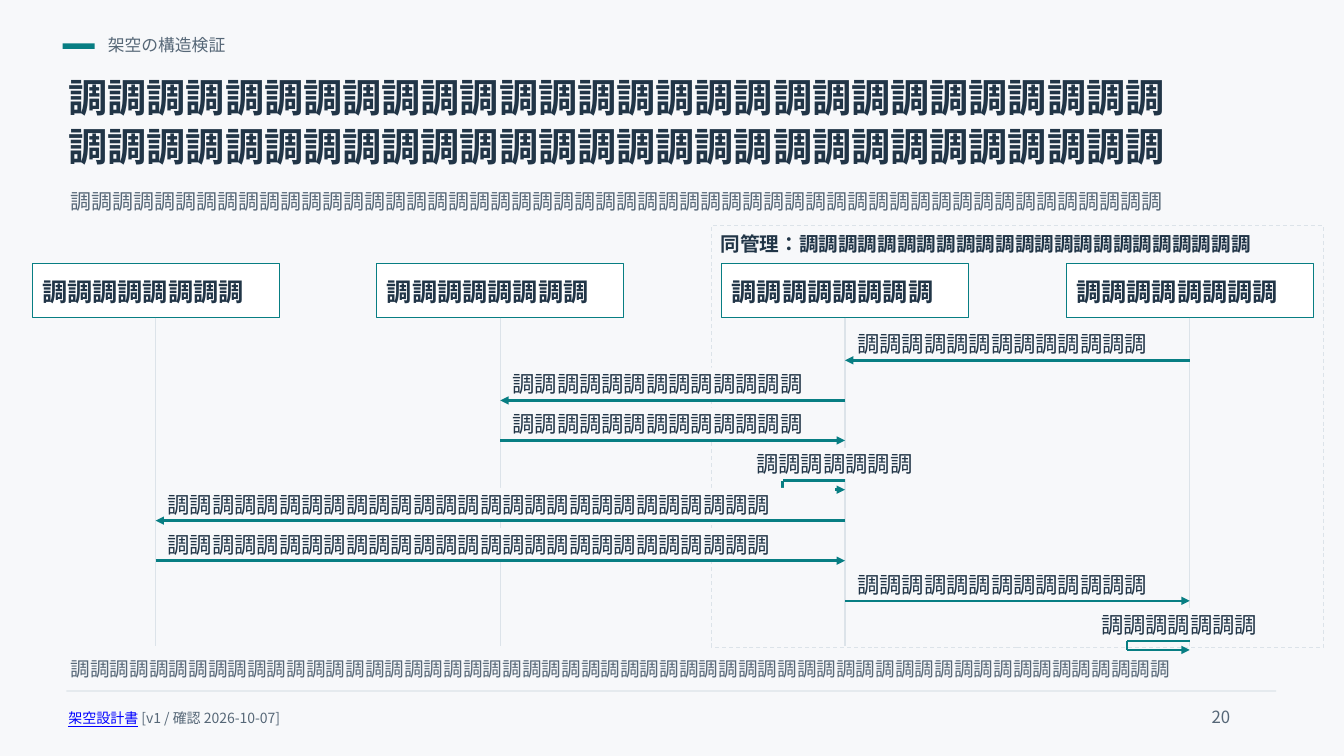
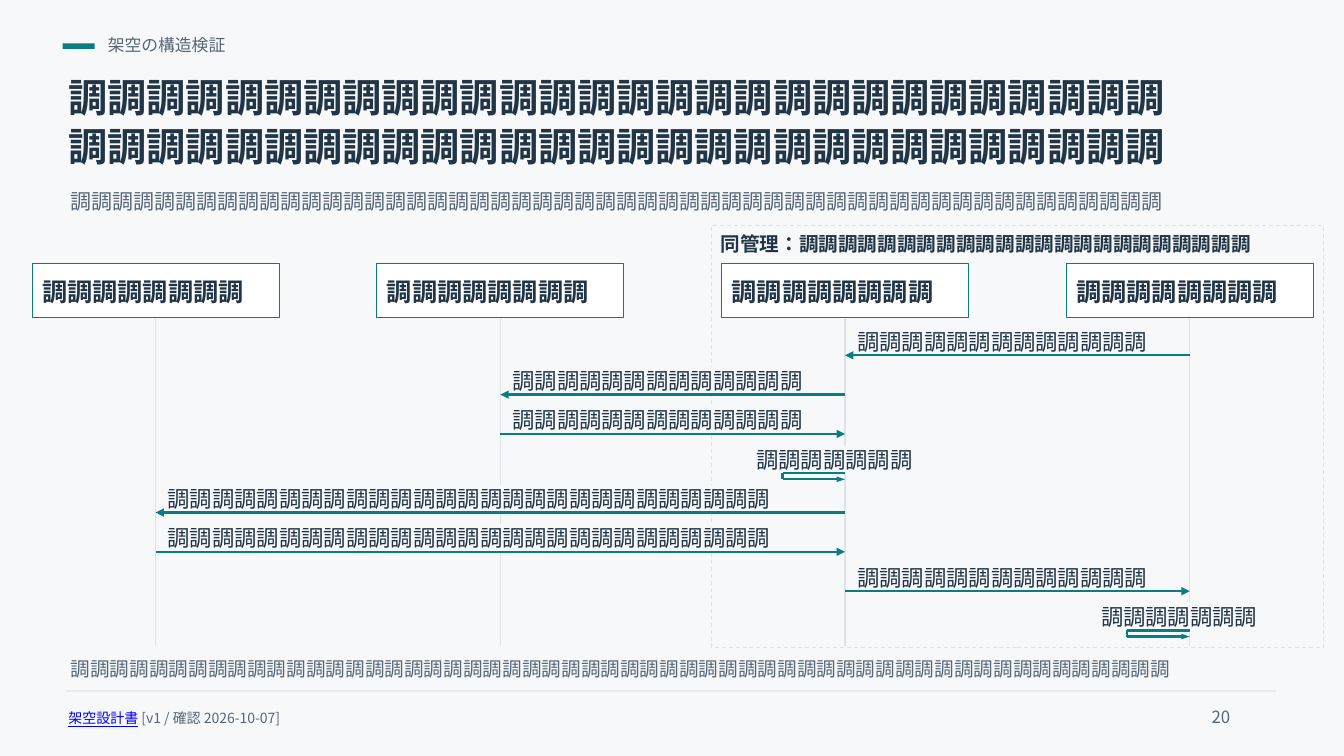
Before and after one commit to check5004/slide-layout-agent, a slide deck: slide 20 of catalog/relations/qa/boundary.pptx. Drawn at 1344x756 pixels with LibreOffice and Linux fonts; fonts in the diff are those of the drawing. Boxes give left, top, right and bottom in pixels: in the first picture for what was removed or moved away, otherwise in the second. Text is boxed around its words. In the diff, an @@ line names an element or a change of style, - is before the commit and + after.

```diff
--- a/catalog/relations/qa/boundary.pptx
+++ b/catalog/relations/qa/boundary.pptx
@@ rectangle "調調調調調調調調調調調調調" resized from (x1=857, y1=334, x2=1147, y2=354) to (x1=855, y1=328, x2=1180, y2=354) @@
@@ rectangle "調調調調調調調調調調調調調" resized from (x1=512, y1=374, x2=802, y2=394) to (x1=510, y1=367, x2=835, y2=393) @@
@@ rectangle "調調調調調調調調調調調調調" resized from (x1=512, y1=414, x2=802, y2=434) to (x1=510, y1=406, x2=835, y2=433) @@
@@ 3 arrows, 1 line moved together from (x1=500, y1=361, x2=1190, y2=481) to (x1=500, y1=355, x2=1190, y2=474) @@
@@ rectangle "調調調調調調調" resized from (x1=756, y1=454, x2=912, y2=474) to (x1=754, y1=446, x2=936, y2=472) @@
@@ line moved from (782, 481) - (782, 490) to (782, 474) - (782, 479) @@
@@ rectangle "調調調調調調調調調調調調調調調調調調調調調調調調調調調" resized from (x1=168, y1=495, x2=771, y2=515) to (x1=165, y1=485, x2=835, y2=511) @@
@@ rectangle "調調調調調調調調調調調調調調調調調調調調調調調調調調調" resized from (x1=168, y1=535, x2=771, y2=555) to (x1=165, y1=524, x2=835, y2=551) @@
@@ rectangle "調調調調調調調調調調調調調" resized from (x1=857, y1=575, x2=1147, y2=595) to (x1=855, y1=564, x2=1180, y2=590) @@
@@ rectangle "調調調調調調調" resized from (x1=1101, y1=615, x2=1257, y2=635) to (x1=1099, y1=603, x2=1280, y2=629) @@
@@ 4 arrows, 2 lines moved together from (x1=155, y1=490, x2=1190, y2=650) to (x1=155, y1=479, x2=1190, y2=637) @@
@@ arrow moved from (1127, 650) - (1190, 650) to (1127, 637) - (1190, 637) @@
```
Also in this commit, not shown: 5 other slides changed, 47 other files.
